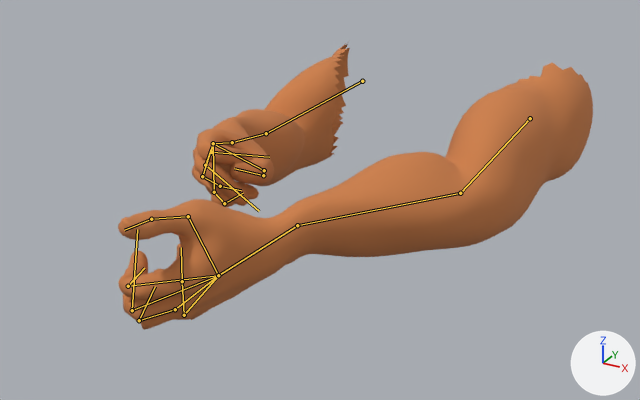
One commit to the glTF model models/man.glb: the scene before it, then after it.
Before and after are seen from a 50 mm lens placed at (5.14, -12.68, 20.17), pointed at (-0.39, -2.63, 15.14). The lights are fixed; the arrows at lower right show +X, +Y and +Z. Both versions are drawn at frame 1 of the action 'rifleshoot'; the numbers are the values there. The bones that bend it are drawn over the model as lines.

In view in the first picture: 'FinalBaseMesh'.
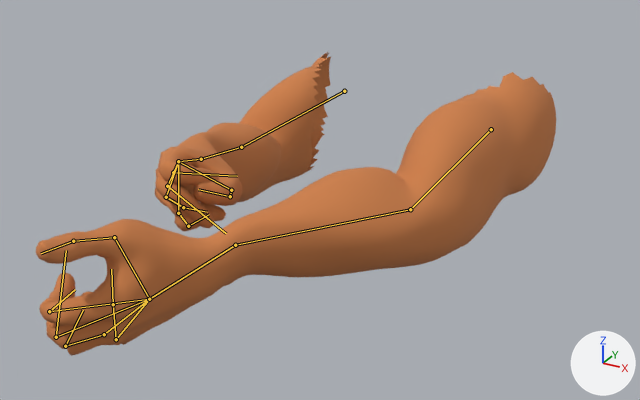
The change in detail:
Bone 'L.Elbow' (bone_l_elbow) moves from (0.0, 0.0, 0.84) to (0.28, -0.19, 1.62).
Bone 'R.Elbow' (bone_r_elbow) moves from (-0.9, 0.3, -1.59) to (-0.9, 0.3, -0.81).

What differs and where, as boxes (x1, y1, x2, y2) in the pictures (640 x 400 px):
'FinalBaseMesh', posed (9% wider)
    before: (118, 42, 593, 330)
    after: (36, 52, 556, 356)
bone 'L.Elbow', root to tip
    before: (530, 118) to (460, 193)
    after: (491, 129) to (410, 209)
bone 'R.Elbow', root to tip
    before: (362, 81) to (266, 133)
    after: (344, 91) to (241, 147)
